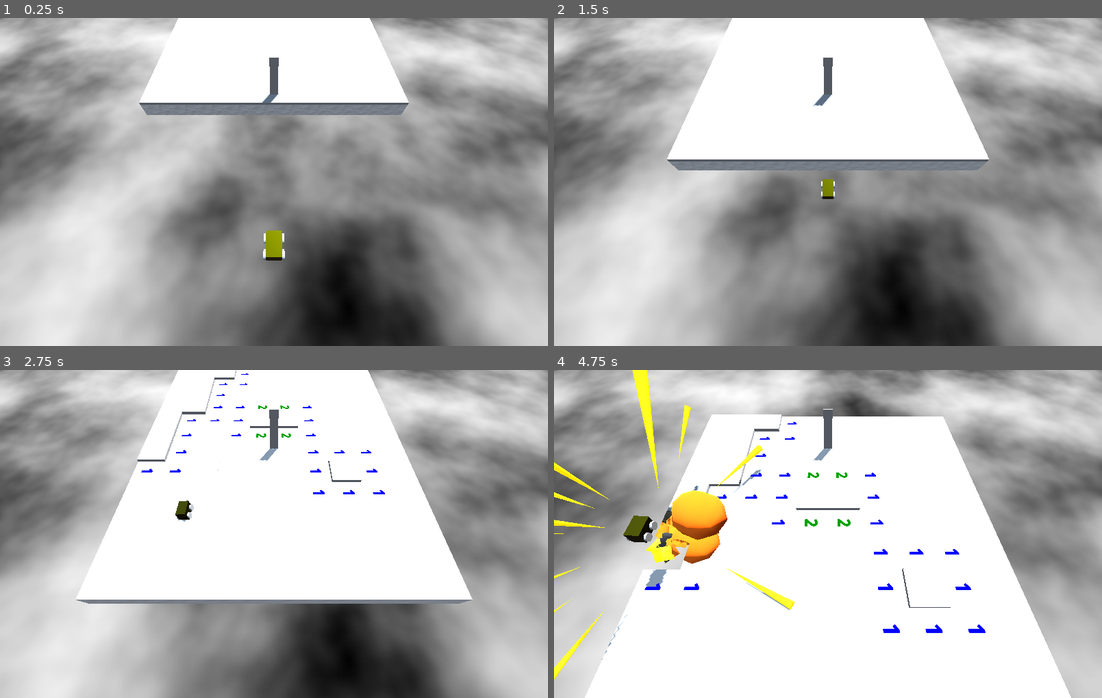
Above: before the commit, frames 1-4 (two rows, left to right).
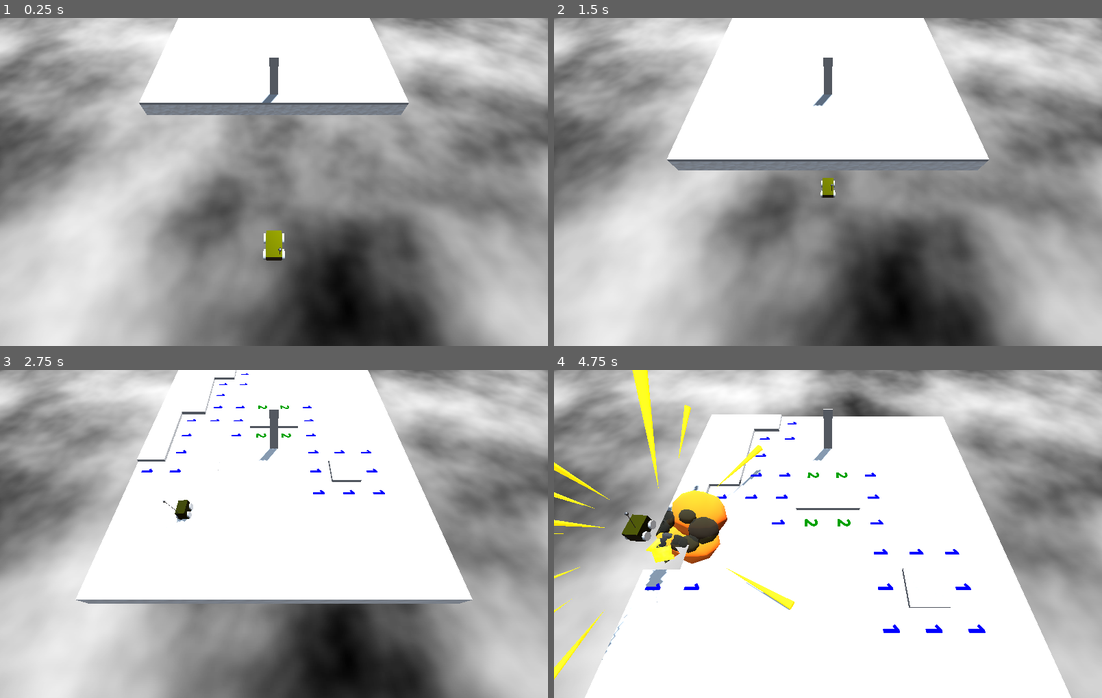
Above: after the commit, the same moments.

Repository: Blubtastic/minesweeper_2
Game: Godot game, scene res://Main.tscn
The game is run twice, just before and just after one commit, with the same random seed, the same clock (stepped at 60 frames per second) and the same inputs.
Inputs (mouse positions are in pixels of both pictures, inside the frame that each line leads up to):
- Up to frame 1 (0.25 s): no input
- Up to frame 2 (1.5 s): tap Enter (ui_accept) at 0.5, 0.77 s; move the mouse to (800, 247) at 0.52 s; hold Up (ui_up) from 0.53 s (still down); click (800, 247) at 0.67 s; move the mouse to (992, 231) at 1.27 s
- Up to frame 3 (2.75 s): tap Enter (ui_accept) at 1.52 s; move the mouse to (109, 484) at 2.02 s; release Up (ui_up) at 2.03 s; hold Left (ui_left) from 2.03 s (still down)
- Up to frame 4 (4.75 s): move the mouse to (855, 534) at 2.77 s; click (855, 534) at 2.92 s; tap Enter (ui_accept) at 3.02, 3.77, 4.52 s; move the mouse to (745, 452) at 3.52 s; release Left (ui_left) at 3.53 s; hold Down (ui_down) 3.53-4.28 s; move the mouse to (948, 517) at 4.27 s; hold Right (ui_right) from 4.28 s (still down)

The runs differ from the first frame. In frame 1, less than 0.1% of the frame differs, in the area x 50-52%, y 70-73%; in frame 2, less than 0.1%; in frame 3, less than 0.1%; in frame 4, 0.9%, in the area x 12-31%, y 42-71%.

Commit message:
feat: janky antenna physics

Diff:
--- a/shared/player/Player.tscn
+++ b/shared/player/Player.tscn
@@ -1,13 +1,12 @@
-[gd_scene load_steps=15 format=3 uid="uid://dqeksnc1bqwgt"]
+[gd_scene load_steps=20 format=3 uid="uid://dqeksnc1bqwgt"]
 
 [ext_resource type="Script" path="res://shared/player/character_body_3d.gd" id="1_fjkuh"]
 [ext_resource type="Script" path="res://shared/player/player_death.gd" id="1_pp3vs"]
 [ext_resource type="Script" path="res://shared/player/fade_emission_gradually.gd" id="3_jlho0"]
 [ext_resource type="PackedScene" uid="uid://drynt1383xlht" path="res://shared/cube/TrailVFX.tscn" id="3_rkr5s"]
 
-[sub_resource type="CylinderShape3D" id="CylinderShape3D_k2tqa"]
-height = 0.2
-radius = 0.2
+[sub_resource type="BoxShape3D" id="BoxShape3D_4to0f"]
+size = Vector3(0.3, 0.258521, 0.5)
 
 [sub_resource type="CapsuleShape3D" id="CapsuleShape3D_qlff2"]
 radius = 0.1
@@ -50,6 +49,31 @@
 bottom_radius = 0.1
 height = 0.05
 
+[sub_resource type="StandardMaterial3D" id="StandardMaterial3D_fwhfs"]
+albedo_color = Color(0.464235, 0.464235, 0.464235, 1)
+metallic = 1.0
+roughness = 0.42
+
+[sub_resource type="SphereMesh" id="SphereMesh_i333d"]
+material = SubResource("StandardMaterial3D_fwhfs")
+radius = 0.03
+height = 0.06
+
+[sub_resource type="StandardMaterial3D" id="StandardMaterial3D_p63qe"]
+albedo_color = Color(0.464235, 0.464235, 0.464235, 1)
+metallic = 1.0
+roughness = 0.42
+
+[sub_resource type="CylinderMesh" id="CylinderMesh_lh8lj"]
+material = SubResource("StandardMaterial3D_p63qe")
+top_radius = 0.005
+bottom_radius = 0.005
+height = 0.5
+
+[sub_resource type="CylinderShape3D" id="CylinderShape3D_fxqto"]
+height = 0.55
+radius = 0.02
+
 [node name="Player" type="Node3D"]
 script = ExtResource("1_pp3vs")
 
@@ -59,8 +83,9 @@
 script = ExtResource("1_fjkuh")
 metadata/_edit_group_ = true
 
-[node name="CollisionShape3D" type="CollisionShape3D" parent="AlivePlayer"]
-shape = SubResource("CylinderShape3D_k2tqa")
+[node name="Collision" type="CollisionShape3D" parent="AlivePlayer"]
+transform = Transform3D(1, 0, 0, 0, 1, 0, 0, 0, 1, 0.0012207, -0.0207397, 0)
+shape = SubResource("BoxShape3D_4to0f")
 
 [node name="Area3D" type="Area3D" parent="AlivePlayer"]
 transform = Transform3D(1, 0, 0, 0, 1, 0, 0, 0, 1, 0, -0.0968428, 0)
@@ -121,3 +146,27 @@
 transform = Transform3D(-4.37114e-08, -1, 0, 1, -4.37114e-08, 0, 0, 0, 1, -0.175, -0.07, 0.15)
 mesh = SubResource("CylinderMesh_6xd78")
 skeleton = NodePath("../..")
+
+[node name="Antenna" type="RigidBody3D" parent="AlivePlayer/PlayerModel"]
+transform = Transform3D(1, 0, 0, 0, 1, 0, 0, 0, 1, 0.1, 0.2, 0.2)
+mass = 10.0
+
+[node name="Ball" type="MeshInstance3D" parent="AlivePlayer/PlayerModel/Antenna"]
+transform = Transform3D(1, 0, 0, 0, 1, 0, 0, 0, 1, 0, 0.477837, 0)
+mesh = SubResource("SphereMesh_i333d")
+
+[node name="Wire" type="MeshInstance3D" parent="AlivePlayer/PlayerModel/Antenna"]
+transform = Transform3D(1, 0, 0, 0, 1, 0, 0, 0, 1, 0, 0.2, 0)
+mesh = SubResource("CylinderMesh_lh8lj")
+
+[node name="Collision" type="CollisionShape3D" parent="AlivePlayer/PlayerModel/Antenna"]
+transform = Transform3D(1, 0, 0, 0, 1, 0, 0, 0, 1, 0, 0.259948, 0)
+shape = SubResource("CylinderShape3D_fxqto")
+
+[node name="ConeTwistJoint3D" type="ConeTwistJoint3D" parent="AlivePlayer/PlayerModel/Antenna"]
+transform = Transform3D(1, 0, 0, 0, 1, 0, 0, 0, 1, 0, -0.0479335, 0)
+node_a = NodePath("../../..")
+node_b = NodePath("..")
+swing_span = 0.261799
+twist_span = 0.0
+bias = 0.01
